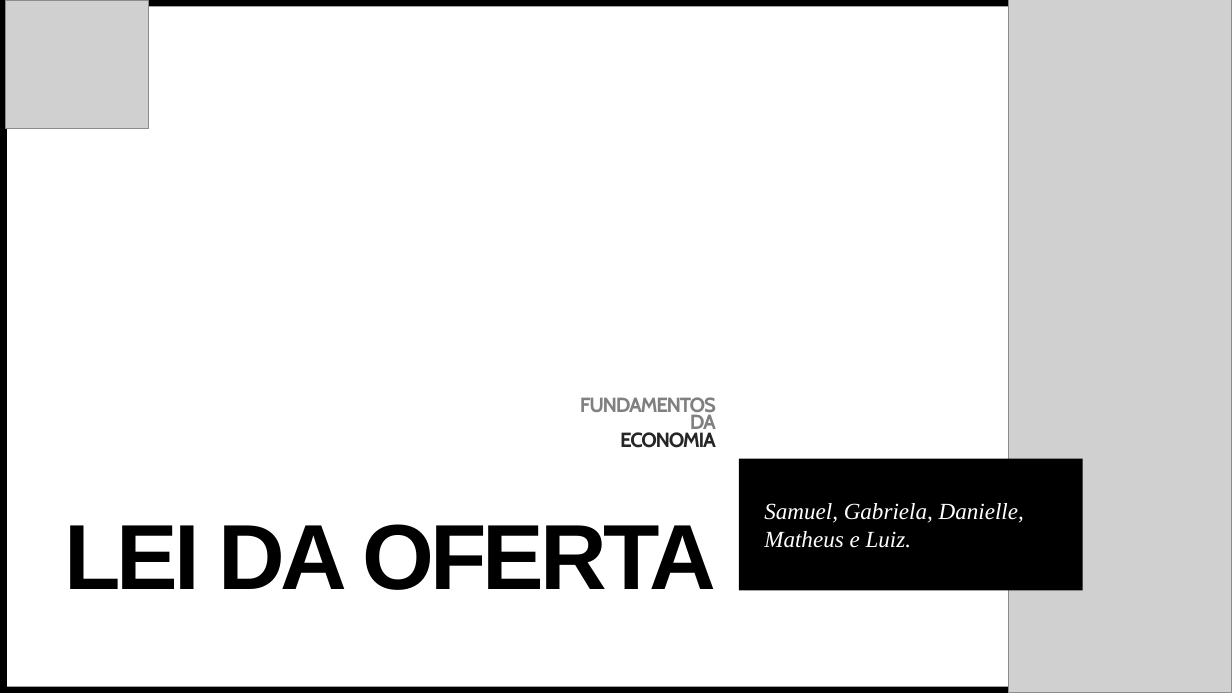
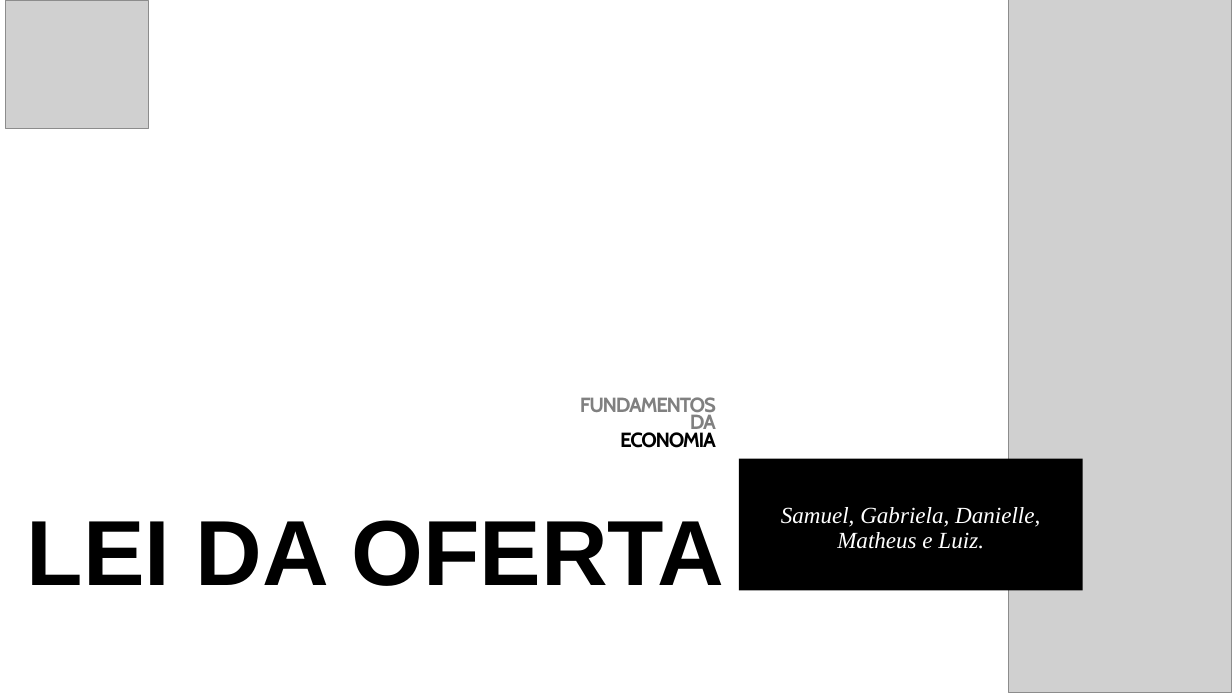
Before and after one commit to LuizMartendal/bcc-furb, a slide deck: slide 1 of 3° semestre/Fundamentos da Economia/Seminário/LEI DA OFERTA.pptx. Drawn at 1232x693 pixels with LibreOffice and Linux fonts; fonts in the diff are those of the drawing; grey boxes stand for pictures. Boxes give left, top, right and bottom in pixels: in the first picture for what was removed or moved away, otherwise in the second. Text is boxed around its words. In the diff, an @@ line names an element or a change of style, - is before the commit and + after.

```diff
--- a/3° semestre/Fundamentos da Economia/Seminário/LEI DA OFERTA.pptx
+++ b/3° semestre/Fundamentos da Economia/Seminário/LEI DA OFERTA.pptx
@@ rectangle removed at box(0, 0, 1008, 6) @@
@@ rectangle removed at box(0, 3, 8, 693) @@
@@ title "LEI DA OFERTA" at box(27, 520, 724, 586): letter spacing -3 to 0 pt; alignment right to centre @@
@@ text at box(620, 432, 716, 448): text colour #262626 to #000000 in "ECONOMIA" @@
@@ subtitle "Samuel, Gabriela, Danielle, Matheus e ..." at box(739, 458, 1083, 591): alignment left to centre; line spacing 1 to 0.9; vertical alignment middle to top @@
@@ rectangle removed at box(0, 687, 1008, 693) @@
```
Also in this commit, not shown: 10 other slides changed, 1 slide added, 1 slide removed, 7 other files.
